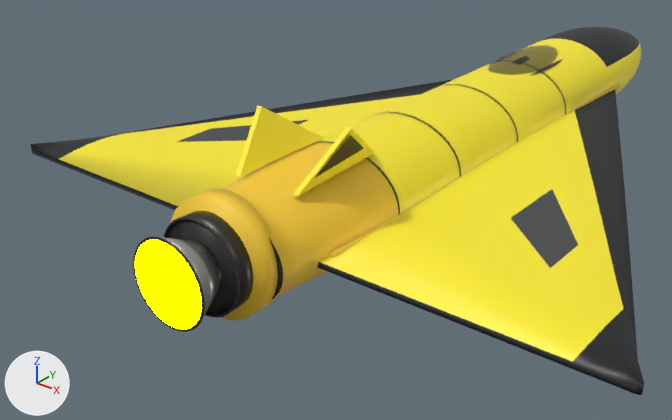
An edit to the glTF model ThoriumGap_JS/models/Ship_Longwing_8.glb, drawn before and after from the same camera.
Both versions are drawn from a camera (50 mm lens) standing at (4.33, -7.61, 3.23) and looking at (-0.75, -1.26, -0.71). The axes (+X, +Y, +Z) are drawn at lower left. The lights are the same throughout. The picture after the commit comes second. Where no turn or scale is listed for an object, it has been applied to the vertices.

Objects in the first picture: 'AftCollar_IntegratedSingleEngineBand', 'CanopyGlass_LowInsetDome', 'EngineBell_Center_BroadBurnishedNozzle', 'EngineBlock_AftDarkSingleEngineHousing', 'EngineBlock_OuterBoltedRim', 'EngineEmitter', 'Fuselage_OrganicEllipsoidTaperedBody_BakedPaint', 'TailFin_Left_CantedStabilizer', 'TailFin_Right_CantedStabilizer', 'Wing_Left_LongDeltaAerofoil_BakedPaint', 'Wing_Right_LongDeltaAerofoil_BakedPaint' and 9 more.
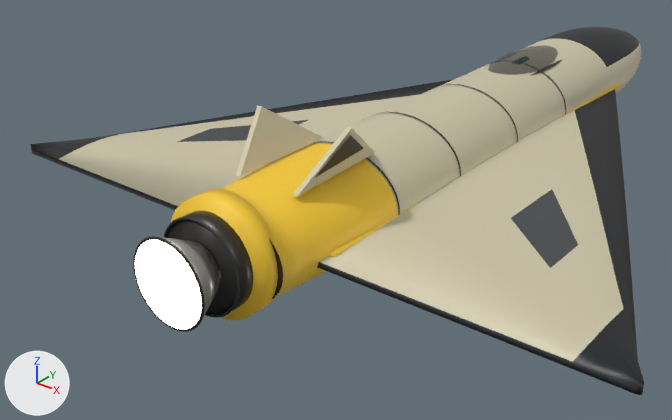
Where the change shows, as pixel boxes [x1, y1, x2, y2] in the pictures (672 x 420 px):
'Wing_Right_LongDeltaAerofoil_BakedPaint', recoloured (yellow to beige)
    both: [318, 89, 627, 365]
'Fuselage_OrganicEllipsoidTaperedBody_BakedPaint', recoloured (yellow to beige)
    both: [222, 35, 641, 265]
'Wing_Left_LongDeltaAerofoil_BakedPaint', recoloured (yellow to beige)
    both: [56, 79, 454, 209]
'EngineEmitter', recoloured (yellow to beige)
    both: [135, 240, 202, 330]
'TailFin_Left_CantedStabilizer', recoloured (yellow to beige)
    both: [236, 105, 324, 176]
'TailFin_Right_CantedStabilizer', recoloured (yellow to beige)
    both: [293, 127, 375, 196]

Edits to the bpy script that builds the scene:
```text
Change mat_engineglow:
    mat_engineglow.emission_color: (1.0, 1.0, 0.0) -> (0.62, 0.57, 0.4)  # yellow #ffff00 -> beige #cec7aa
Change mat_ship_longwingfamily_needlelongwing_needle_tip_tip_caps_seed728885_hull_main:
    mat_ship_longwingfamily_needlelongwing_needle_tip_tip_caps_seed728885_hull_main.base_color: (1.0, 0.86, 0.025) -> (0.62, 0.57, 0.4)  # yellow #ffef2c -> beige #cec7aa
```
